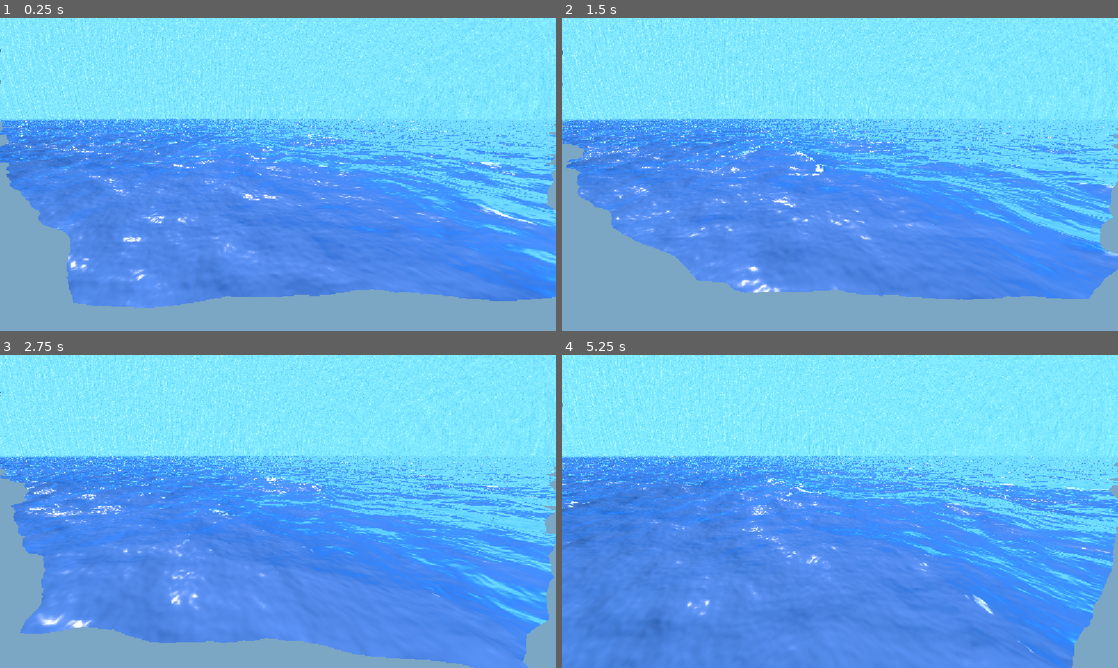
Above: before the commit, frames 1-4 (two rows, left to right).
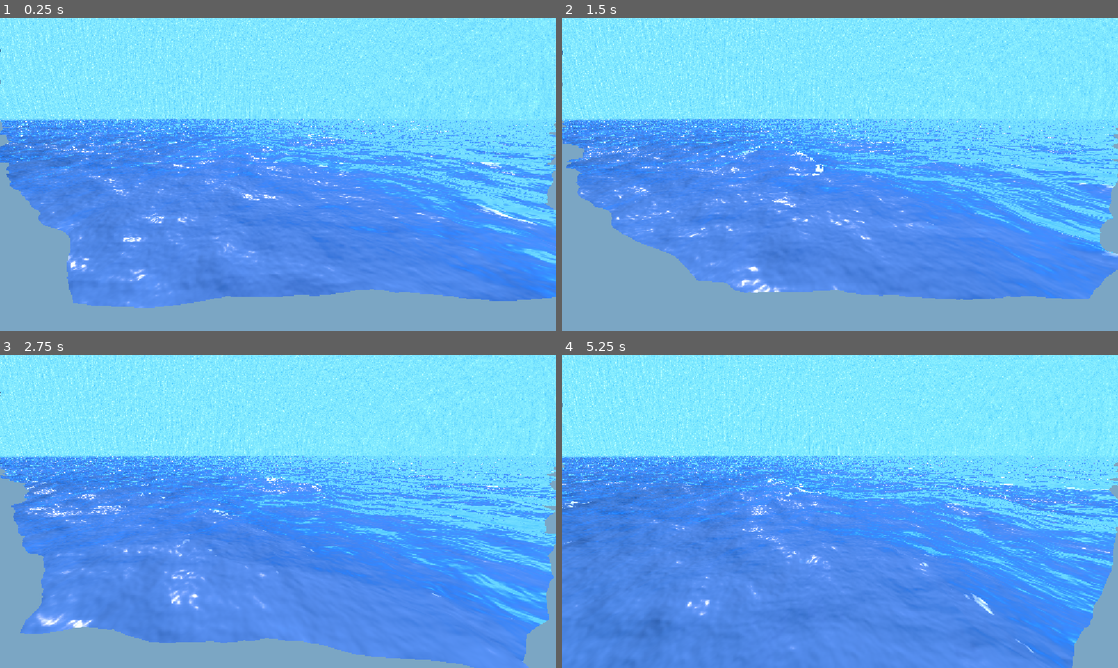
Above: after the commit, the same moments.

Repository: minnya09796592452-rgb/Full-Sources
Game: Godot game, scene res://scenes/SunOnlyMain.tscn
Same seed, same stepped clock (60 frames per second), same inputs: the game is played once before the commit and once after it.
Inputs:
- Up to frame 1 (0.25 s): no input
- Up to frame 2 (1.5 s): no input
- Up to frame 3 (2.75 s): no input
- Up to frame 4 (5.25 s): no input

The runs differ from the first frame. In frame 1, 0.2% of the frame differs, in the area x 0-98%, y 32-92%; in frame 2, 0.2%; in frame 3, 0.2%, in the area x 2-100%, y 32-87%; in frame 4, 0.2%.

Commit message:
Match slope sampling to scaled finest spectrum grid

Diff:
--- a/Outputs/Drive_Extracted/Project/shaders/ocean_surface.gdshader
+++ b/Outputs/Drive_Extracted/Project/shaders/ocean_surface.gdshader
@@ -101,7 +101,7 @@
 }
 
 void fragment() {
-	float texel_world = max(grid_size_3 / 64.0, 0.05);
+	float texel_world = max(grid_size_3 * grid_scale / 64.0, 0.05);
 	vec2 dx = vec2(texel_world, 0.0);
 	vec2 dz = vec2(0.0, texel_world);
 	float dhdx = (sample_height(v_ocean_uv + dx) - sample_height(v_ocean_uv - dx)) / (2.0 * texel_world);
